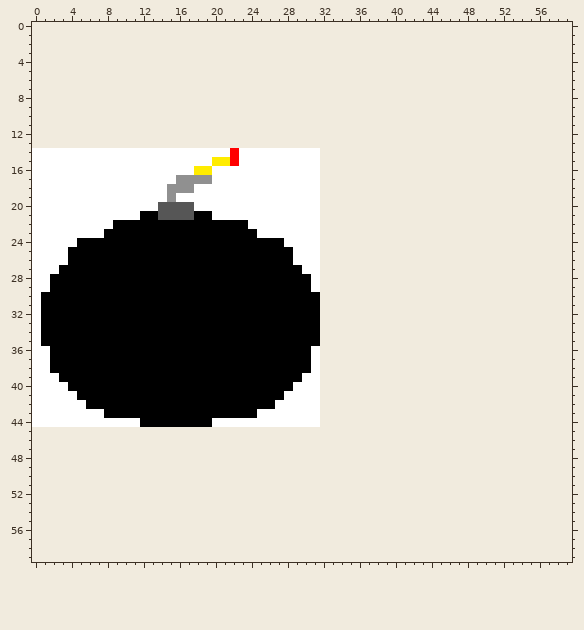
Two versions of one pixel-art sprite, ComecaDeNovo/img/Bomba.png. Above is the file before it was changed.
The file is 32x31 pixels. Colours within 5 levels of each other are drawn and written as one. The old version is drawn lined up with the new one, on the new canvas.
The same view after the edit:
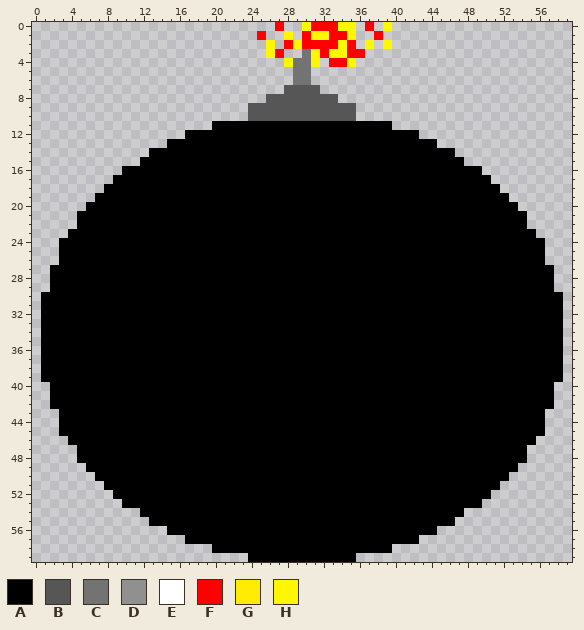
Palette (. is transparent): A #000000  B #565656  C #747373  D #909090  E #ffffff  F #ff0000  G #ffec00  H #fff700
The exact change:
canvas 32x31 -> 60x60, the old top-left corner now at 0,14
@@ x 0..59 @@
- 0 ............................................................
- 1 ............................................................
- 2 ............................................................
- 3 ............................................................
- 4 ............................................................
- 5 ............................................................
- 6 ............................................................
- 7 ............................................................
- 8 ............................................................
- 9 ............................................................
-10 ............................................................
-11 ............................................................
-12 ............................................................
-13 ............................................................
-14 EEEEEEEEEEEEEEEEEEEEEEFEEEEEEEEE............................
-15 EEEEEEEEEEEEEEEEEEEEGGFEEEEEEEEE............................
-16 EEEEEEEEEEEEEEEEEEGGEEEEEEEEEEEE............................
-17 EEEEEEEEEEEEEEEEDDDDEEEEEEEEEEEE............................
-18 EEEEEEEEEEEEEEEDDDEEEEEEEEEEEEEE............................
-19 EEEEEEEEEEEEEEEDEEEEEEEEEEEEEEEE............................
-20 EEEEEEEEEEEEEEBBBBEEEEEEEEEEEEEE............................
-21 EEEEEEEEEEEEAABBBBAAEEEEEEEEEEEE............................
-22 EEEEEEEEEAAAAAAAAAAAAAAAEEEEEEEE............................
-23 EEEEEEEEAAAAAAAAAAAAAAAAAEEEEEEE............................
-24 EEEEEAAAAAAAAAAAAAAAAAAAAAAAEEEE............................
-25 EEEEAAAAAAAAAAAAAAAAAAAAAAAAAEEE............................
-26 EEEEAAAAAAAAAAAAAAAAAAAAAAAAAEEE............................
-27 EEEAAAAAAAAAAAAAAAAAAAAAAAAAAAEE............................
-28 EEAAAAAAAAAAAAAAAAAAAAAAAAAAAAAE............................
-29 EEAAAAAAAAAAAAAAAAAAAAAAAAAAAAAE............................
-30 EAAAAAAAAAAAAAAAAAAAAAAAAAAAAAAA............................
-31 EAAAAAAAAAAAAAAAAAAAAAAAAAAAAAAA............................
-32 EAAAAAAAAAAAAAAAAAAAAAAAAAAAAAAA............................
-33 EAAAAAAAAAAAAAAAAAAAAAAAAAAAAAAA............................
-34 EAAAAAAAAAAAAAAAAAAAAAAAAAAAAAAA............................
-35 EAAAAAAAAAAAAAAAAAAAAAAAAAAAAAAA............................
-36 EEAAAAAAAAAAAAAAAAAAAAAAAAAAAAAE............................
-37 EEAAAAAAAAAAAAAAAAAAAAAAAAAAAAAE............................
-38 EEAAAAAAAAAAAAAAAAAAAAAAAAAAAAAE............................
-39 EEEAAAAAAAAAAAAAAAAAAAAAAAAAAAEE............................
-40 EEEEAAAAAAAAAAAAAAAAAAAAAAAAAEEE............................
-41 EEEEEAAAAAAAAAAAAAAAAAAAAAAAEEEE............................
-42 EEEEEEAAAAAAAAAAAAAAAAAAAAAEEEEE............................
-43 EEEEEEEEAAAAAAAAAAAAAAAAAEEEEEEE............................
-44 EEEEEEEEEEEEAAAAAAAAEEEEEEEEEEEE............................
-45 ............................................................
-46 ............................................................
-47 ............................................................
-48 ............................................................
-49 ............................................................
-50 ............................................................
-51 ............................................................
-52 ............................................................
-53 ............................................................
-54 ............................................................
-55 ............................................................
-56 ............................................................
-57 ............................................................
-58 ............................................................
-59 ............................................................
+ 0 ...........................F..HFFFHH.F.H....................
+ 1 .........................F..H.FHHFFH..F.....................
+ 2 ..........................H.FHFFFFHF.H.H....................
+ 3 ..........................HF..CHFHHFF.......................
+ 4 ............................HCCH.FFH........................
+ 5 .............................CC.............................
+ 6 .............................CC.............................
+ 7 ............................BBBB............................
+ 8 ..........................BBBBBBBB..........................
+ 9 ........................BBBBBBBBBBBB........................
+10 ........................BBBBBBBBBBBB........................
+11 ....................AAAAAAAAAAAAAAAAAAAA....................
+12 .................AAAAAAAAAAAAAAAAAAAAAAAAAA.................
+13 ...............AAAAAAAAAAAAAAAAAAAAAAAAAAAAAA...............
+14 .............AAAAAAAAAAAAAAAAAAAAAAAAAAAAAAAAAA.............
+15 ............AAAAAAAAAAAAAAAAAAAAAAAAAAAAAAAAAAAA............
+16 ..........AAAAAAAAAAAAAAAAAAAAAAAAAAAAAAAAAAAAAAAA..........
+17 .........AAAAAAAAAAAAAAAAAAAAAAAAAAAAAAAAAAAAAAAAAA.........
+18 ........AAAAAAAAAAAAAAAAAAAAAAAAAAAAAAAAAAAAAAAAAAAA........
+19 .......AAAAAAAAAAAAAAAAAAAAAAAAAAAAAAAAAAAAAAAAAAAAAA.......
+20 ......AAAAAAAAAAAAAAAAAAAAAAAAAAAAAAAAAAAAAAAAAAAAAAAA......
+21 .....AAAAAAAAAAAAAAAAAAAAAAAAAAAAAAAAAAAAAAAAAAAAAAAAAA.....
+22 .....AAAAAAAAAAAAAAAAAAAAAAAAAAAAAAAAAAAAAAAAAAAAAAAAAA.....
+23 ....AAAAAAAAAAAAAAAAAAAAAAAAAAAAAAAAAAAAAAAAAAAAAAAAAAAA....
+24 ...AAAAAAAAAAAAAAAAAAAAAAAAAAAAAAAAAAAAAAAAAAAAAAAAAAAAAA...
+25 ...AAAAAAAAAAAAAAAAAAAAAAAAAAAAAAAAAAAAAAAAAAAAAAAAAAAAAA...
+26 ...AAAAAAAAAAAAAAAAAAAAAAAAAAAAAAAAAAAAAAAAAAAAAAAAAAAAAA...
+27 ..AAAAAAAAAAAAAAAAAAAAAAAAAAAAAAAAAAAAAAAAAAAAAAAAAAAAAAAA..
+28 ..AAAAAAAAAAAAAAAAAAAAAAAAAAAAAAAAAAAAAAAAAAAAAAAAAAAAAAAA..
+29 ..AAAAAAAAAAAAAAAAAAAAAAAAAAAAAAAAAAAAAAAAAAAAAAAAAAAAAAAA..
+30 .AAAAAAAAAAAAAAAAAAAAAAAAAAAAAAAAAAAAAAAAAAAAAAAAAAAAAAAAAA.
+31 .AAAAAAAAAAAAAAAAAAAAAAAAAAAAAAAAAAAAAAAAAAAAAAAAAAAAAAAAAA.
+32 .AAAAAAAAAAAAAAAAAAAAAAAAAAAAAAAAAAAAAAAAAAAAAAAAAAAAAAAAAA.
+33 .AAAAAAAAAAAAAAAAAAAAAAAAAAAAAAAAAAAAAAAAAAAAAAAAAAAAAAAAAA.
+34 .AAAAAAAAAAAAAAAAAAAAAAAAAAAAAAAAAAAAAAAAAAAAAAAAAAAAAAAAAA.
+35 .AAAAAAAAAAAAAAAAAAAAAAAAAAAAAAAAAAAAAAAAAAAAAAAAAAAAAAAAAA.
+36 .AAAAAAAAAAAAAAAAAAAAAAAAAAAAAAAAAAAAAAAAAAAAAAAAAAAAAAAAAA.
+37 .AAAAAAAAAAAAAAAAAAAAAAAAAAAAAAAAAAAAAAAAAAAAAAAAAAAAAAAAAA.
+38 .AAAAAAAAAAAAAAAAAAAAAAAAAAAAAAAAAAAAAAAAAAAAAAAAAAAAAAAAAA.
+39 .AAAAAAAAAAAAAAAAAAAAAAAAAAAAAAAAAAAAAAAAAAAAAAAAAAAAAAAAAA.
+40 ..AAAAAAAAAAAAAAAAAAAAAAAAAAAAAAAAAAAAAAAAAAAAAAAAAAAAAAAA..
+41 ..AAAAAAAAAAAAAAAAAAAAAAAAAAAAAAAAAAAAAAAAAAAAAAAAAAAAAAAA..
+42 ..AAAAAAAAAAAAAAAAAAAAAAAAAAAAAAAAAAAAAAAAAAAAAAAAAAAAAAAA..
+43 ...AAAAAAAAAAAAAAAAAAAAAAAAAAAAAAAAAAAAAAAAAAAAAAAAAAAAAA...
+44 ...AAAAAAAAAAAAAAAAAAAAAAAAAAAAAAAAAAAAAAAAAAAAAAAAAAAAAA...
+45 ...AAAAAAAAAAAAAAAAAAAAAAAAAAAAAAAAAAAAAAAAAAAAAAAAAAAAAA...
+46 ....AAAAAAAAAAAAAAAAAAAAAAAAAAAAAAAAAAAAAAAAAAAAAAAAAAAA....
+47 .....AAAAAAAAAAAAAAAAAAAAAAAAAAAAAAAAAAAAAAAAAAAAAAAAAA.....
+48 .....AAAAAAAAAAAAAAAAAAAAAAAAAAAAAAAAAAAAAAAAAAAAAAAAAA.....
+49 ......AAAAAAAAAAAAAAAAAAAAAAAAAAAAAAAAAAAAAAAAAAAAAAAA......
+50 .......AAAAAAAAAAAAAAAAAAAAAAAAAAAAAAAAAAAAAAAAAAAAAA.......
+51 ........AAAAAAAAAAAAAAAAAAAAAAAAAAAAAAAAAAAAAAAAAAAA........
+52 .........AAAAAAAAAAAAAAAAAAAAAAAAAAAAAAAAAAAAAAAAAA.........
+53 ..........AAAAAAAAAAAAAAAAAAAAAAAAAAAAAAAAAAAAAAAA..........
+54 ............AAAAAAAAAAAAAAAAAAAAAAAAAAAAAAAAAAAA............
+55 .............AAAAAAAAAAAAAAAAAAAAAAAAAAAAAAAAAA.............
+56 ...............AAAAAAAAAAAAAAAAAAAAAAAAAAAAAA...............
+57 .................AAAAAAAAAAAAAAAAAAAAAAAAAA.................
+58 ....................AAAAAAAAAAAAAAAAAAAA....................
+59 ........................AAAAAAAAAAAA........................
Pixel boxes of the changes (left, top, right, bottom) in both pictures:
changed: (32, 22, 563, 562)
